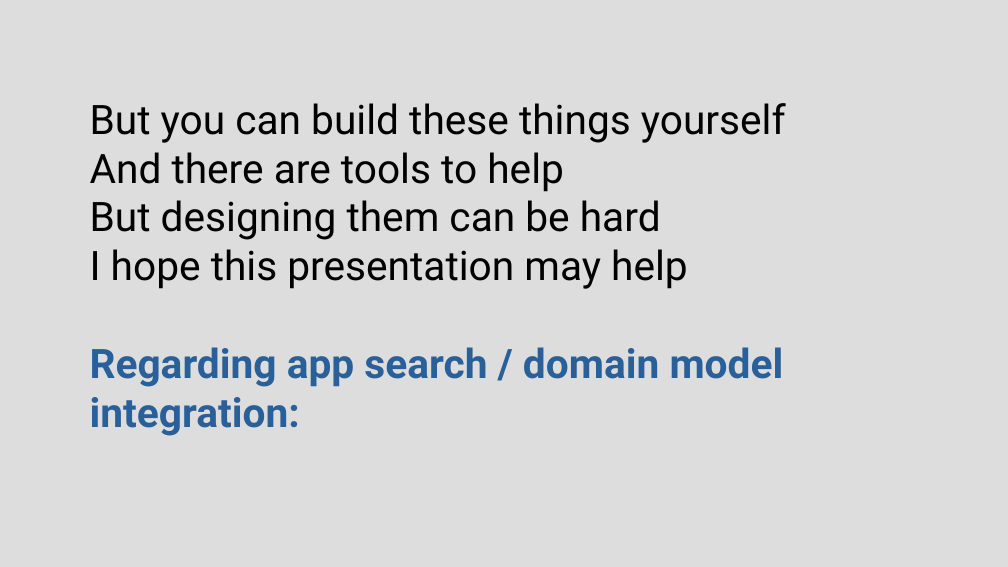
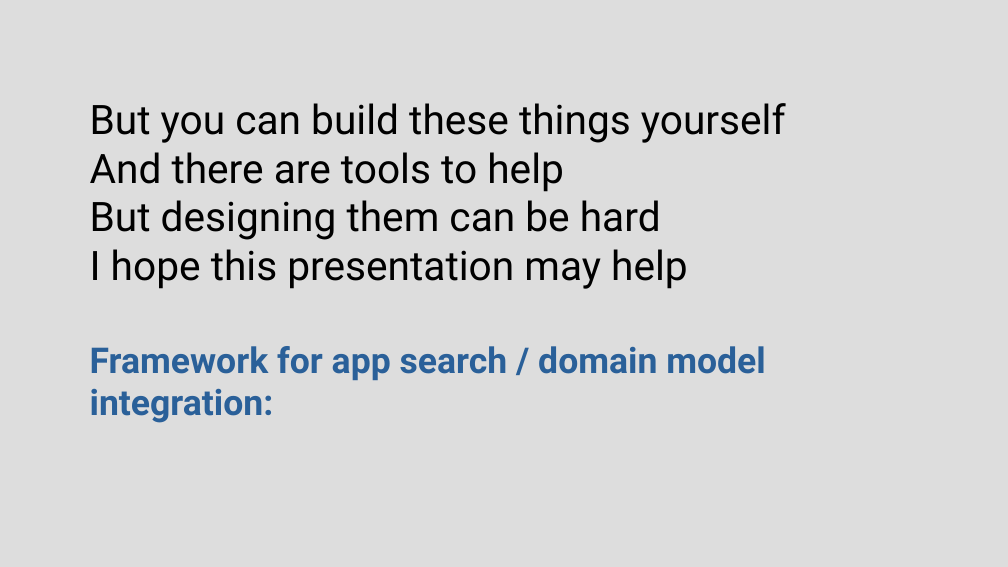
Before and after one commit to chriscressman/architecting-a-search-feature, a slide deck: slide 124 of presentation.odp (slide 125 before the commit). Drawn at 1008x567 pixels with LibreOffice and Linux fonts; fonts in the diff are those of the drawing. Boxes give left, top, right and bottom in pixels: in the first picture for what was removed or moved away, otherwise in the second. Text is boxed around its words. In the diff, an @@ line names an element or a change of style, - is before the commit and + after.

Commit message:
update presentation slides

```diff
--- a/presentation.odp
+++ b/presentation.odp
@@ text at box(90, 346, 766, 423): text changed; size 32 to 28 pt @@
-Regarding app search / domain model integration:
+Framework for app search / domain model integration:
```
Also in this commit, not shown: 3 other slides changed, 2 slides added, 3 slides removed.
